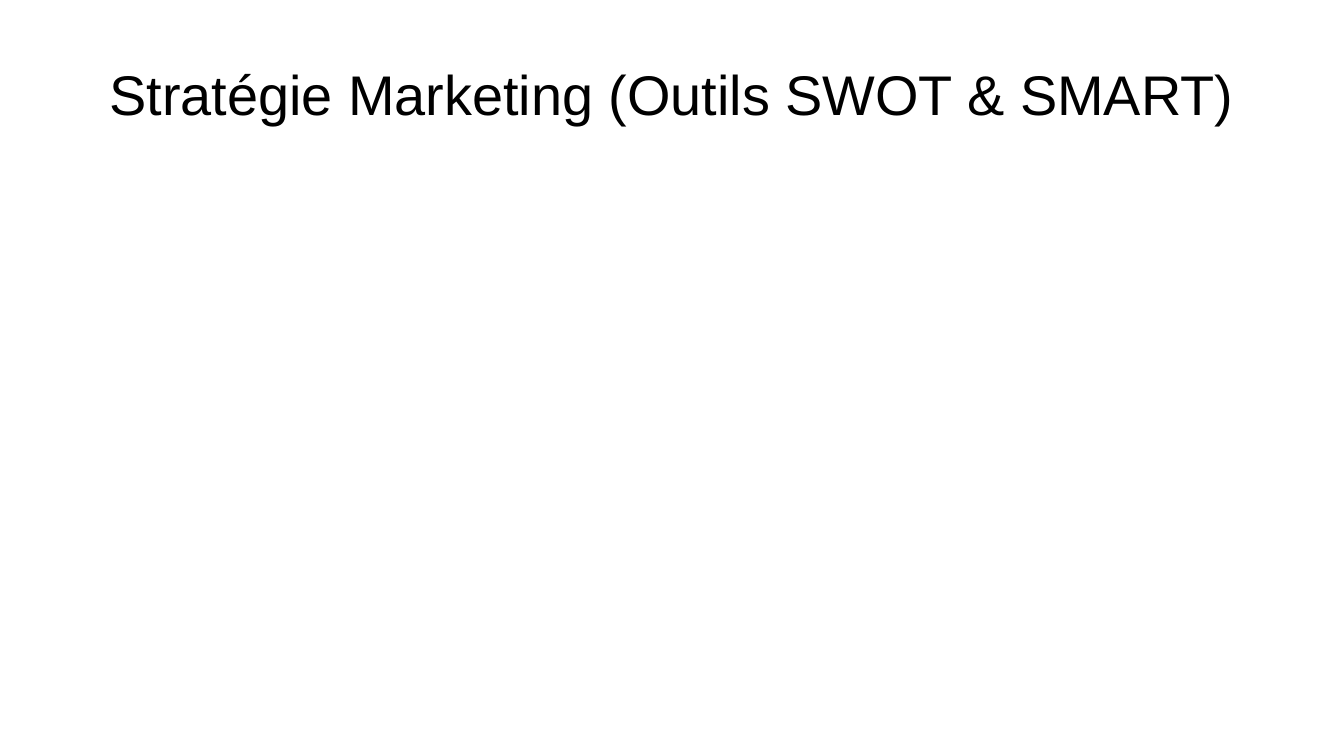
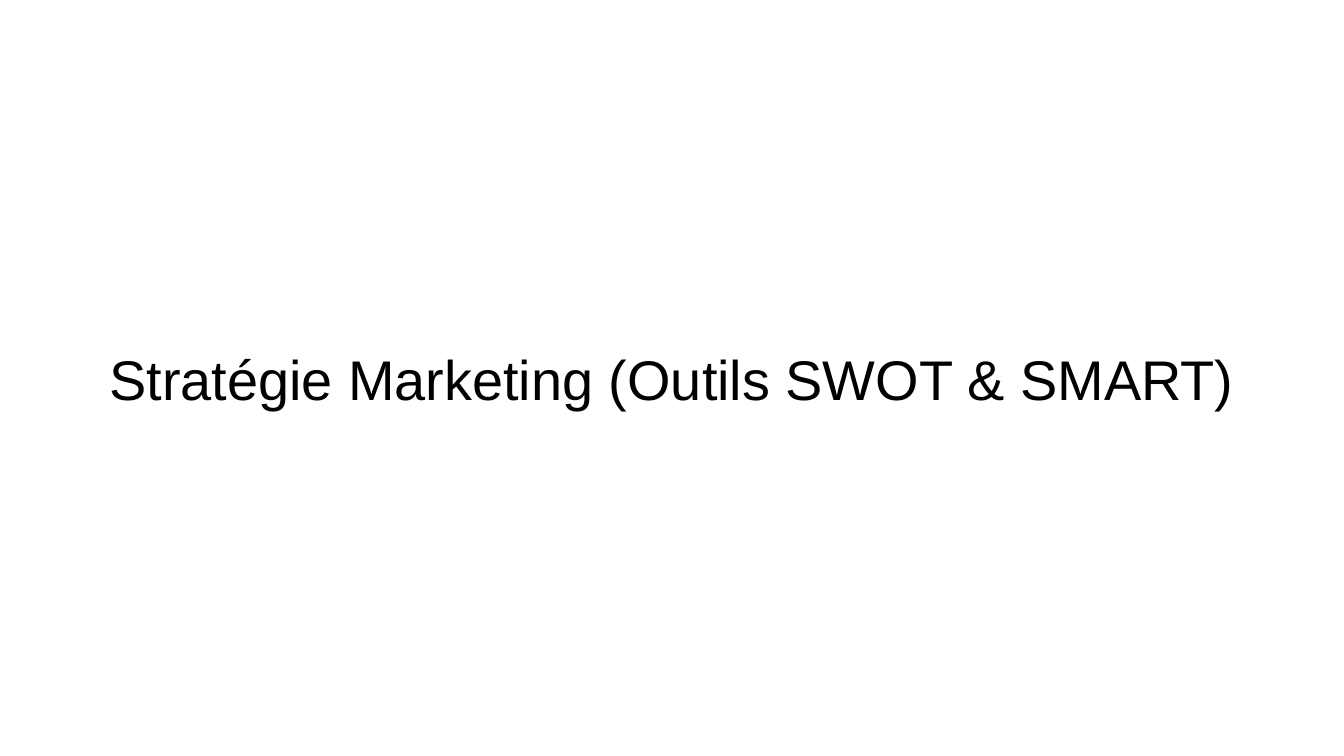
Before and after one commit to Cboukhal/projet_groupe, a slide deck: slide 13 of Camil/powerpoint/powerpoint_prototype.odp. Drawn at 1344x756 pixels with LibreOffice and Linux fonts; fonts in the diff are those of the drawing; background and template pictures are left out. Boxes give left, top, right and bottom in pixels: in the first picture for what was removed or moved away, otherwise in the second. Text is boxed around its words. In the diff, an @@ line names an element or a change of style, - is before the commit and + after.

```diff
--- a/Camil/powerpoint/powerpoint_prototype.odp
+++ b/Camil/powerpoint/powerpoint_prototype.odp
@@ title "Stratégie Marketing (Outils SWOT & ...": place and size @@
-title "Stratégie Marketing (Outils SWOT & ..." at [109, 74, 1233, 125]
+title "Stratégie Marketing (Outils SWOT & ..." at [109, 359, 1233, 410]
```
Also in this commit, not shown: 2 other slides changed.
